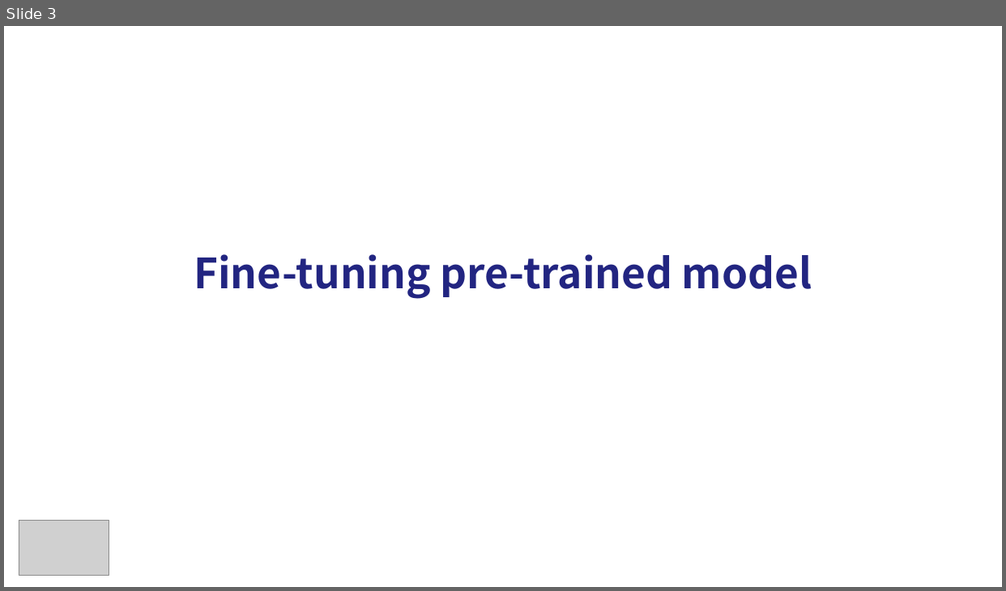
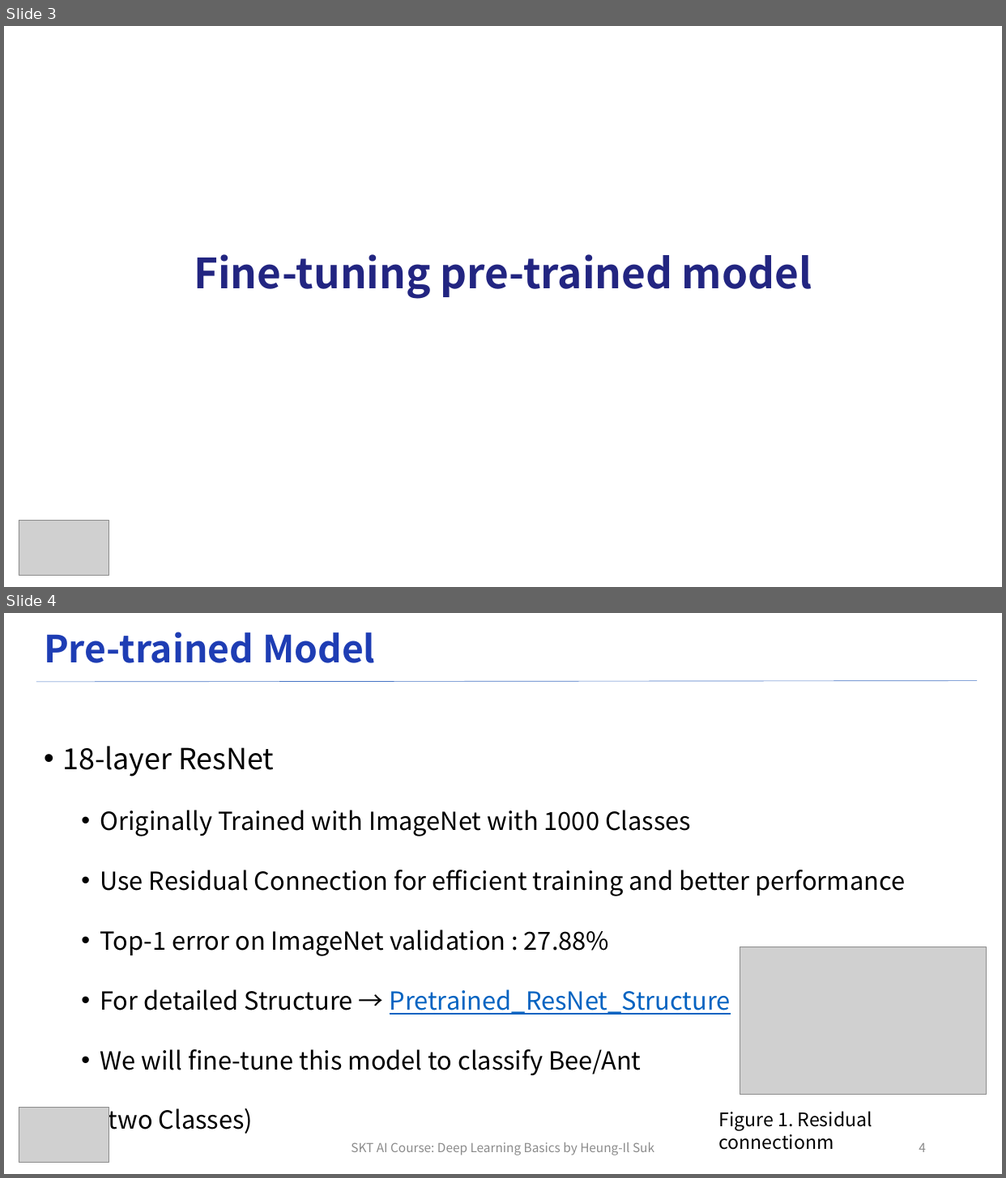
Before and after one commit to ku-milab/DeepLearningTutorial, a slide deck: lecture_slides/Practice/Practice#4_SKT_Deep_Learning_Lecture.pptx. Shown one above the other, each under a label of ours: slide 3 before the commit, slides 3 and 4 after it. The pictures are 1006x591 and 1006x1178 pixels, drawn with LibreOffice and Linux fonts; fonts in the diff are those of the drawing; grey boxes stand for pictures. Boxes give left, top, right and bottom in pixels: in the first picture for what was removed or moved away, otherwise in the second. Text is boxed around its words. In the diff, an @@ line names an element or a change of style, - is before the commit and + after.

```diff
--- a/lecture_slides/Practice/Practice#4_SKT_Deep_Learning_Lecture.pptx
+++ b/lecture_slides/Practice/Practice#4_SKT_Deep_Learning_Lecture.pptx
@@ slide 4 added at bbox=[4, 613, 1002, 1174], background #FFFFFF @@
@@ title added at bbox=[44, 632, 375, 663], 36 pt, text #1E3DB4, bold @@
+Pre-trained Model
@@ line added from (36, 682) to (978, 681), #4472C4 0.5 pt @@
@@ text added at bbox=[62, 746, 905, 1136], 24 pt, text #000000 @@
+• 18-layer ResNet
+  • Originally Trained with ImageNet with 1000 Classes
+  • Use Residual Connection for efficient training and better performance
+  • Top-1 error on ImageNet validation : 27.88%
+  • For detailed Structure → Pretrained_ResNet_Structure
+  • We will fine-tune this model to classify Bee/Ant
+    (two Classes)
@@ picture added at bbox=[740, 947, 987, 1094] @@
@@ picture added at bbox=[19, 1108, 109, 1162] @@
@@ text added at bbox=[719, 1111, 872, 1150], 18 pt, text #000000 @@
+Figure 1. Residual connectionm
@@ text added at bbox=[351, 1143, 654, 1156], 12 pt, text #8C8C8C @@
+SKT AI Course: Deep Learning Basics by Heung-Il Suk
@@ page number added at bbox=[918, 1144, 926, 1152], 12 pt, text #8C8C8C @@
+4
```
Also in this commit, not shown: 9 slides changed, 4 other slides added, 4 other files.
